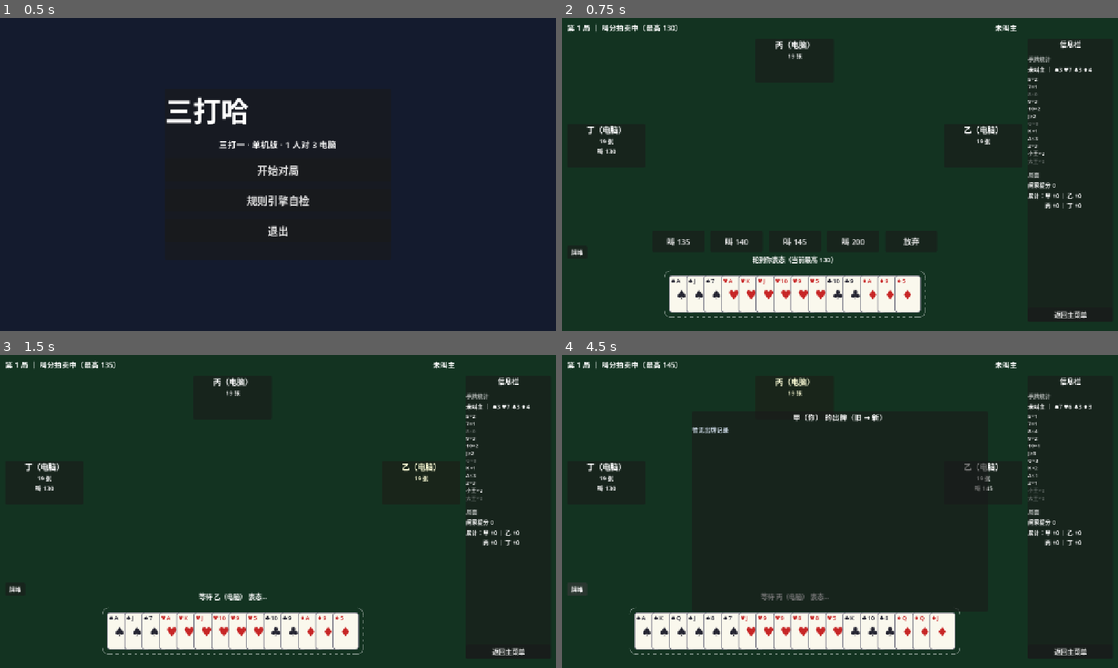
Above: before the commit, frames 1-4 (two rows, left to right).
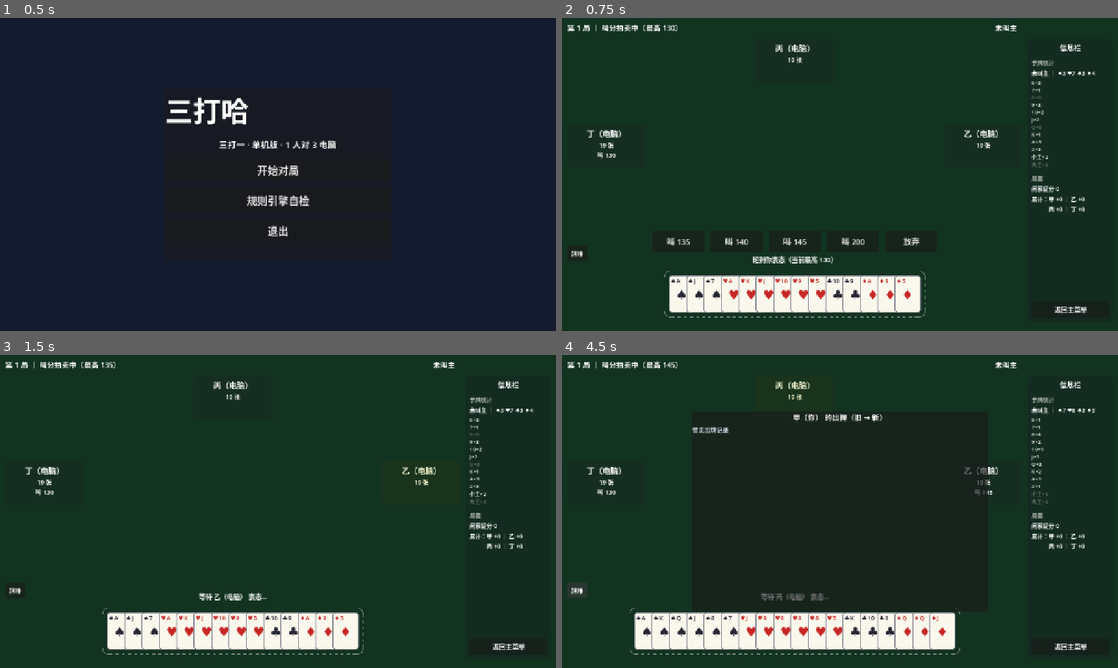
Above: after the commit, the same moments.

Repository: longy1/three-beat-one
Game: Godot game, scene res://scenes/main_menu.tscn
Two runs of this game, one before a commit and one after it. Both use one fixed random seed, a clock stepped at 60 frames per second and the inputs below.
Inputs:
- Up to frame 1 (0.5 s): no input
- Up to frame 2 (0.75 s): click "开始对局" at 0.5 s
- Up to frame 3 (1.5 s): click "叫 135" at 1.25 s
- Up to frame 4 (4.5 s): click "返回主菜单" at 2 s; click "开始对局" at 2.75 s; click "叫 140" at 3.5 s; click "牌堆" at 4.25 s

Frame 1 is identical in both runs. In frame 2, 2.2% of the frame differs, in the area x 1-96%, y 7-96%; in frame 3, 2.2%; in frame 4, 2.2%.

Commit message:
ui: 半字号留空规范——按钮四向 content margin = 字号/2（UiStyle.pad_button），面板 StyleBox 落实（信息栏 8/座位 9/结算 15）；规范写入 AGENTS.md

Diff:
--- a/scenes/game_table.tscn
+++ b/scenes/game_table.tscn
@@ -1,8 +1,19 @@
-[gd_scene load_steps=4 format=3]
+[gd_scene load_steps=5 format=3]
 
 [ext_resource type="Script" path="res://scripts/game_table.gd" id="1_table"]
 [ext_resource type="PackedScene" path="res://scenes/seat_panel.tscn" id="2_seat"]
 [ext_resource type="PackedScene" path="res://scenes/info_sidebar.tscn" id="3_sidebar"]
+
+[sub_resource type="StyleBoxFlat" id="SB_result"]
+content_margin_left = 15.0
+content_margin_top = 15.0
+content_margin_right = 15.0
+content_margin_bottom = 15.0
+bg_color = Color(0.11, 0.2, 0.15, 1)
+corner_radius_top_left = 12
+corner_radius_top_right = 12
+corner_radius_bottom_right = 12
+corner_radius_bottom_left = 12
 
 [node name="GameTable" type="Control"]
 layout_mode = 3
@@ -97,6 +108,7 @@
 anchor_top = 0.264
 anchor_right = 0.622
 anchor_bottom = 0.708
+theme_override_styles/panel = SubResource("SB_result")
 
 [node name="VBox" type="VBoxContainer" parent="ResultPanel"]
 layout_mode = 2
--- a/scenes/info_sidebar.tscn
+++ b/scenes/info_sidebar.tscn
@@ -1,8 +1,20 @@
-[gd_scene load_steps=2 format=3]
+[gd_scene load_steps=3 format=3]
 
 [ext_resource type="Script" path="res://scripts/info_sidebar.gd" id="1_sidebar"]
 
+[sub_resource type="StyleBoxFlat" id="SB_sidebar"]
+content_margin_left = 8.0
+content_margin_top = 8.0
+content_margin_right = 8.0
+content_margin_bottom = 8.0
+bg_color = Color(0.075, 0.17, 0.125, 1)
+corner_radius_top_left = 10
+corner_radius_top_right = 10
+corner_radius_bottom_right = 10
+corner_radius_bottom_left = 10
+
 [node name="InfoSidebar" type="PanelContainer"]
+theme_override_styles/panel = SubResource("SB_sidebar")
 script = ExtResource("1_sidebar")
 
 [node name="VBox" type="VBoxContainer" parent="."]
--- a/scenes/seat_panel.tscn
+++ b/scenes/seat_panel.tscn
@@ -1,9 +1,21 @@
-[gd_scene load_steps=2 format=3]
+[gd_scene load_steps=3 format=3]
 
 [ext_resource type="Script" path="res://scripts/seat_panel.gd" id="1_seat"]
 
+[sub_resource type="StyleBoxFlat" id="SB_seat"]
+content_margin_left = 9.0
+content_margin_top = 9.0
+content_margin_right = 9.0
+content_margin_bottom = 9.0
+bg_color = Color(0.086, 0.18, 0.133, 1)
+corner_radius_top_left = 8
+corner_radius_top_right = 8
+corner_radius_bottom_right = 8
+corner_radius_bottom_left = 8
+
 [node name="SeatPanel" type="PanelContainer"]
 custom_minimum_size = Vector2(180, 100)
+theme_override_styles/panel = SubResource("SB_seat")
 script = ExtResource("1_seat")
 
 [node name="VBox" type="VBoxContainer" parent="."]
--- a/scripts/game_table.gd
+++ b/scripts/game_table.gd
@@ -72,6 +72,8 @@
 	add_child(_trick_timer)
 
 	sidebar.menu_pressed.connect(_on_menu)
+	UiStyle.pad_button($ResultPanel/VBox/Buttons/NextButton)
+	UiStyle.pad_button($ResultPanel/VBox/Buttons/MenuButton2)
 	$ResultPanel/VBox/Buttons/NextButton.pressed.connect(_on_next_game)
 	$ResultPanel/VBox/Buttons/MenuButton2.pressed.connect(_on_menu)
 
@@ -99,6 +101,7 @@
 	_human_pile_chip = Button.new()
 	_human_pile_chip.text = "牌堆"
 	_human_pile_chip.add_theme_font_size_override("font_size", 14)
+	UiStyle.pad_button(_human_pile_chip)
 	_human_pile_chip.set_anchors_preset(Control.PRESET_BOTTOM_LEFT)
 	_human_pile_chip.offset_left = 12
 	_human_pile_chip.offset_right = 58
@@ -319,6 +322,7 @@
 	b.add_theme_font_size_override("font_size", 18)
 	b.custom_minimum_size = Vector2(120, 44)
 	b.disabled = disabled
+	UiStyle.pad_button(b)  # 文字与按钮边框留空 ≥ 半字号（UI 规范）
 	b.pressed.connect(handler)
 	action_bar.add_child(b)
 	return b
--- a/scripts/info_sidebar.gd
+++ b/scripts/info_sidebar.gd
@@ -8,7 +8,9 @@
 
 
 func _ready() -> void:
-	($VBox/MenuButton as Button).pressed.connect(func(): menu_pressed.emit())
+	var menu_button: Button = $VBox/MenuButton
+	UiStyle.pad_button(menu_button)  # 文字与按钮边框留空 ≥ 半字号（UI 规范）
+	menu_button.pressed.connect(func(): menu_pressed.emit())
 
 
 ## 手牌统计：主牌/副牌行 + 各点数行（rows: [{text, present}]，present=false 灰显）
--- /dev/null
+++ b/scripts/ui_style.gd
@@ -0,0 +1,25 @@
+class_name UiStyle
+extends RefCounted
+## UI 规范工具（AGENTS.md 第 6 章）：文字与最近边框的留空 ≥ 半个字号。
+## - 按钮：按其字号设置四向 content margin（ UiStyle.pad_button ）
+## - 面板：在 tscn 中用 StyleBoxFlat content_margin_* 落实（InfoSidebar 8 / SeatPanel 9 /
+##   ResultPanel 15，均 ≈ 各自最大字号的一半）
+## 豁免：无边框的裸文字（Toast/提示行/顶栏）、卡牌角标（扑克牌角标贴角为惯例设计）。
+
+
+## 给按钮设置四向内边距 = 字号/2（至少 6px），保证文字不贴按钮边框
+static func pad_button(b: Button) -> void:
+	var fs: int = b.get_theme_font_size("font_size")
+	if fs <= 0:
+		fs = 16
+	var m: float = maxf(fs / 2.0, 6.0)
+	for state in ["normal", "hover", "pressed", "disabled", "focus"]:
+		var sb: StyleBox = b.get_theme_stylebox(state)
+		if sb == null:
+			continue
+		var copy: StyleBox = sb.duplicate()
+		copy.content_margin_left = m
+		copy.content_margin_right = m
+		copy.content_margin_top = m
+		copy.content_margin_bottom = m
+		b.add_theme_stylebox_override(state, copy)
Not shown, added: scripts/ui_style.gd.uid
Not shown, changed: AGENTS.md
